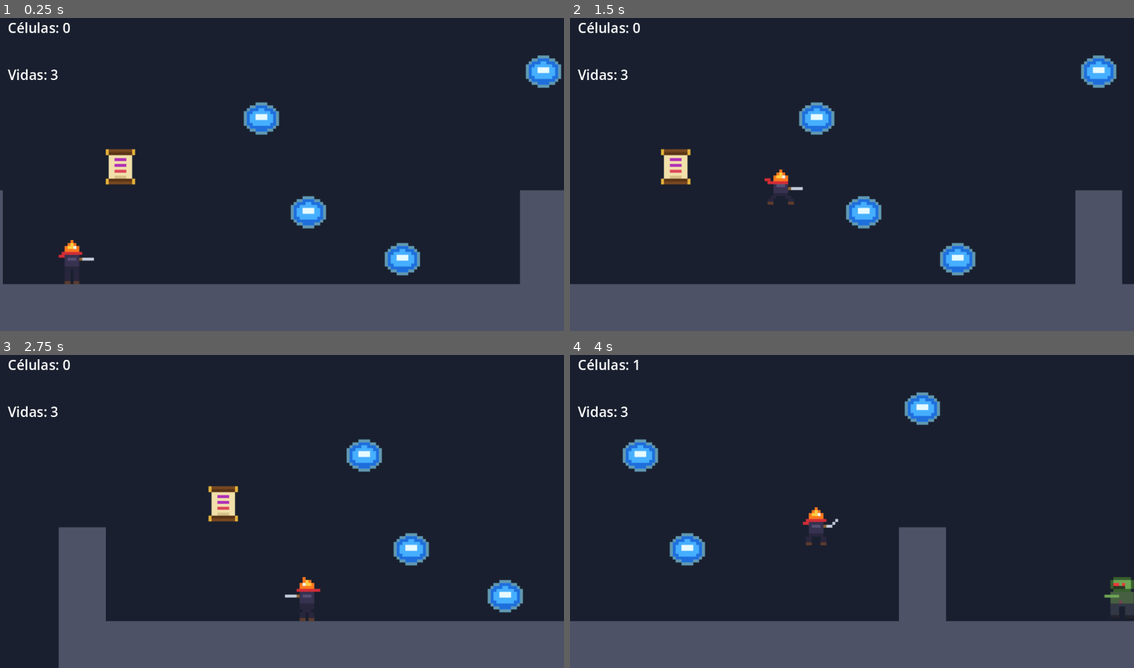
Above: before the commit, frames 1-4 (two rows, left to right).
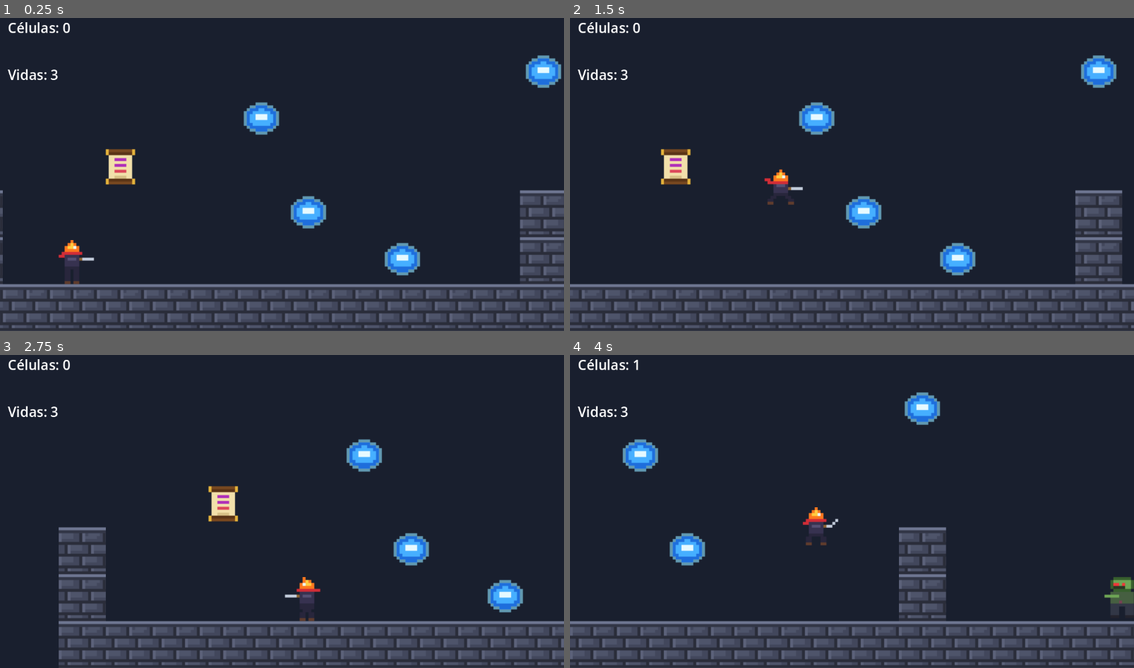
Above: after the commit, the same moments.

Repository: julian402/Dead-Cells-Godot
Game: Godot game, scene res://mundo.tscn
Same seed, same stepped clock (60 frames per second), same inputs: the game is played once before the commit and once after it.
Inputs:
- Up to frame 1 (0.25 s): no input
- Up to frame 2 (1.5 s): hold D (move_right) from 0.53 s (still down); tap J (atacar) at 0.6 s; tap Space (saltar) at 0.77 s; tap L (rodar) at 1.35 s
- Up to frame 3 (2.75 s): tap Space (saltar) at 1.52 s; release D (move_right) at 2.03 s; hold A (move_left) from 2.03 s (still down); tap J (atacar) at 2.1 s
- Up to frame 4 (4 s): release A (move_left) at 2.78 s; hold D (move_right) from 2.78 s (still down); tap L (rodar) at 2.85 s; tap Space (saltar) at 3.02, 3.77 s; tap J (atacar) at 3.6 s

The runs differ from the first frame. In frame 1, 7.6% of the frame differs, in the area x 0-100%, y 55-100%; in frame 2, 7.6%; in frame 3, 6.9%; in frame 4, 7.6%.

Commit message:
Textura pixel art para los bloques del mapa

Diff:
--- a/bloques.gd
+++ b/bloques.gd
@@ -3,9 +3,10 @@
 # para que el personaje no se enganche en las uniones entre bloques.
 
 const CELDA = 64
+var bloque_textura = preload("res://assets/bloque.png")
 
 
-func construir_bloques(mapa: Array, color: Color):
+func construir_bloques(mapa: Array, color: Color = Color.WHITE):
 	for fila in mapa.size():
 		var col = 0
 		var linea: String = mapa[fila]
@@ -20,7 +21,7 @@
 				col += 1
 
 
-func crear_bloque(col_ini: int, col_fin: int, fila: int, color: Color):
+func crear_bloque(col_ini: int, col_fin: int, fila: int, _color: Color):
 	var ancho = (col_fin - col_ini + 1) * CELDA
 	var cuerpo = StaticBody2D.new()
 	cuerpo.position = Vector2(col_ini * CELDA + ancho / 2.0, (fila + 0.5) * CELDA)
@@ -29,8 +30,9 @@
 	rect.size = Vector2(ancho, CELDA)
 	forma.shape = rect
 	cuerpo.add_child(forma)
-	var dibujo = ColorRect.new()
-	dibujo.color = color
+	var dibujo = TextureRect.new()
+	dibujo.texture = bloque_textura
+	dibujo.stretch_mode = TextureRect.STRETCH_TILE
 	dibujo.size = Vector2(ancho, CELDA)
 	dibujo.position = Vector2(-ancho / 2.0, -CELDA / 2.0)
 	cuerpo.add_child(dibujo)
Binary file added: assets/bloque.png
Not shown, added: assets/bloque.png.import
